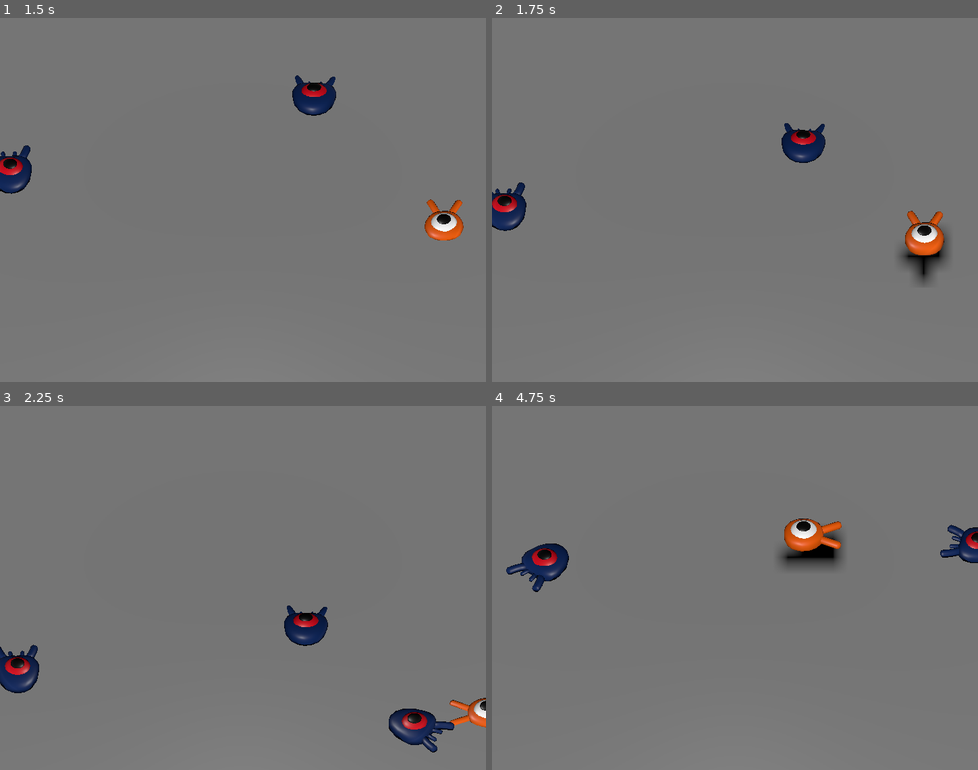
Above: before the commit, frames 1-4 (two rows, left to right).
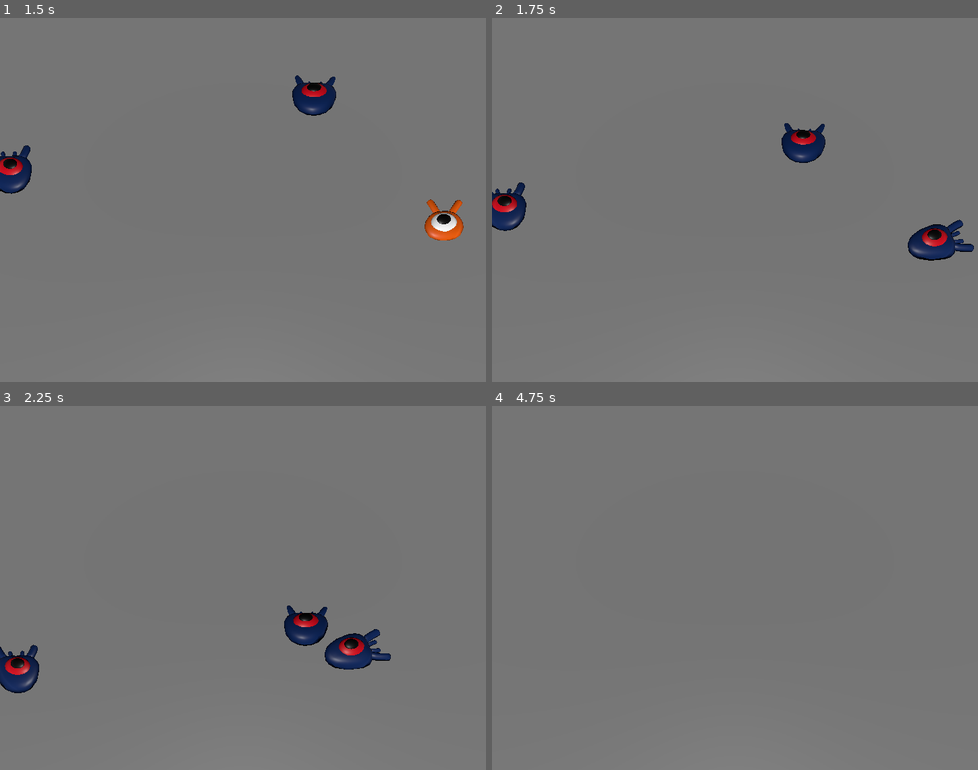
Above: after the commit, the same moments.

Repository: Luka-Bulatovic/squash-the-creeps-3d
Game: Godot game, scene res://main.tscn
Two runs of this game, one before a commit and one after it. Both use one fixed random seed, a clock stepped at 60 frames per second and the inputs below.
Inputs:
- Up to frame 1 (1.5 s): tap Enter at 0.5 s; hold Right (move_right) 0.53-1.28 s; tap Space (jump) at 0.77 s; hold Down (move_back) from 1.28 s (still down)
- Up to frame 2 (1.75 s): keep holding Down (move_back); tap Space (jump) at 1.52 s
- Up to frame 3 (2.25 s): release Down (move_back) at 2.03 s; hold Right (move_right) from 2.03 s (still down)
- Up to frame 4 (4.75 s): release Right (move_right) at 2.78 s; hold W (move_forward) 2.78-3.53 s; tap Space (jump) at 3.02, 3.77, 4.52 s; hold Left (move_left) from 3.53 s (still down)

Frame 1 is identical in both runs. In frame 2, 1.6% of the frame differs, in the area x 83-100%, y 52-74%; in frame 3, 2.2%; in frame 4, 2.9%, in the area x 2-100%, y 30-52%.

Commit message:
Killing the Player

Diff:
--- a/main.gd
+++ b/main.gd
@@ -18,3 +18,7 @@
 
 	# Spawn the mob by adding it to the Main scene.
 	add_child(mob)
+
+
+func _on_player_hit() -> void:
+	$MobTimer.stop()
--- a/main.tscn
+++ b/main.tscn
@@ -81,4 +81,5 @@
 wait_time = 0.5
 autostart = true
 
+[connection signal="hit" from="Player" to="." method="_on_player_hit"]
 [connection signal="timeout" from="MobTimer" to="." method="_on_mob_timer_timeout"]
--- a/player.gd
+++ b/player.gd
@@ -1,4 +1,6 @@
 extends CharacterBody3D
+
+signal hit
 
 # How fast the player moves in meters per second.
 @export var speed = 14
@@ -74,3 +76,10 @@
 				target_velocity.y = bounce_impulse
 				# Prevent further duplicate calls.
 				break
+
+func die():
+	hit.emit()
+	queue_free()
+
+func _on_mob_detector_body_entered(body: Node3D) -> void:
+	die()
--- a/player.tscn
+++ b/player.tscn
@@ -1,10 +1,14 @@
-[gd_scene load_steps=4 format=3 uid="uid://cbyae01wg4luv"]
+[gd_scene load_steps=5 format=3 uid="uid://cbyae01wg4luv"]
 
 [ext_resource type="PackedScene" uid="uid://d0ypm0v45pwdv" path="res://art/player.glb" id="1_4flbx"]
 [ext_resource type="Script" uid="uid://c7xwuoc48sufl" path="res://player.gd" id="1_onrkg"]
 
 [sub_resource type="SphereShape3D" id="SphereShape3D_onrkg"]
 radius = 0.956592
+
+[sub_resource type="CylinderShape3D" id="CylinderShape3D_onrkg"]
+height = 0.2
+radius = 1.2
 
 [node name="Player" type="CharacterBody3D"]
 collision_mask = 6
@@ -17,3 +21,14 @@
 [node name="CollisionShape3D" type="CollisionShape3D" parent="."]
 transform = Transform3D(1, 0, 0, 0, 1, 0, 0, 0, 1, 0, 0.929038, 0)
 shape = SubResource("SphereShape3D_onrkg")
+
+[node name="MobDetector" type="Area3D" parent="."]
+transform = Transform3D(1, 0, 0, 0, 1, 0, 0, 0, 1, 0, 0.4726, 0)
+collision_layer = 0
+collision_mask = 2
+monitorable = false
+
+[node name="CollisionShape3D" type="CollisionShape3D" parent="MobDetector"]
+shape = SubResource("CylinderShape3D_onrkg")
+
+[connection signal="body_entered" from="MobDetector" to="." method="_on_mob_detector_body_entered"]
